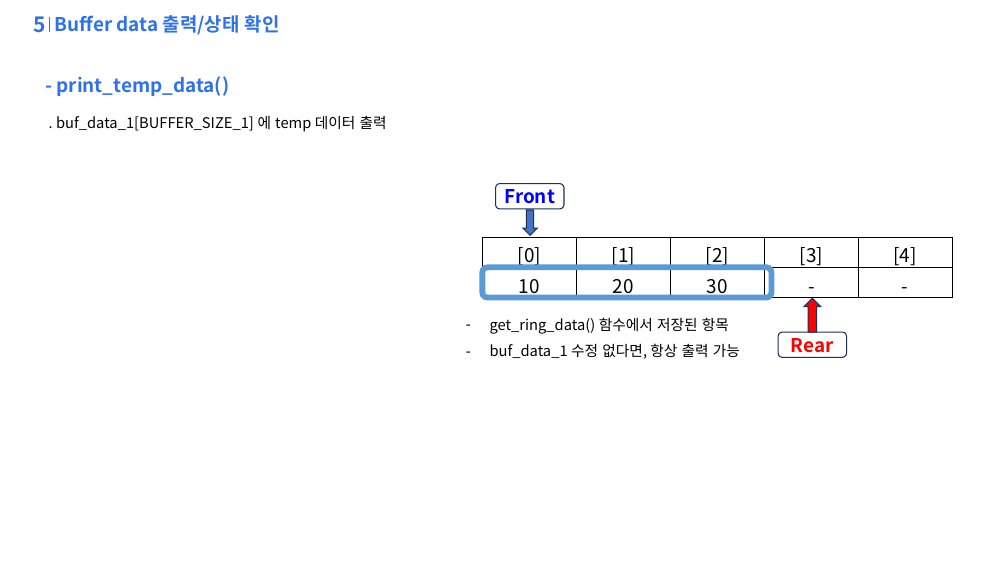
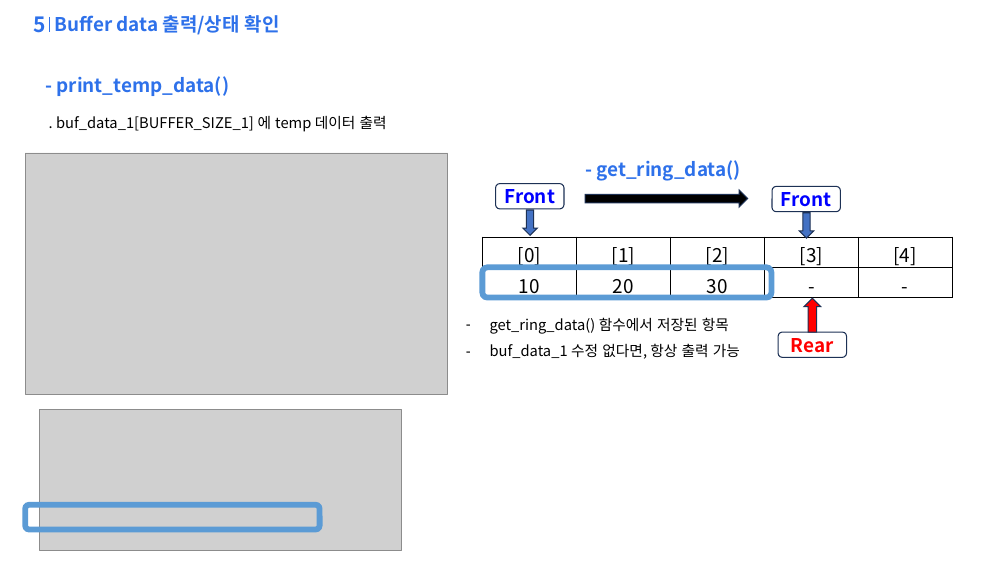
Before and after one commit to qfe051/L412_SelfTest_1_19, a slide deck: slide 8 of 21_c_study/example/ring_buf/ring_buffer.pptx. Drawn at 1008x567 pixels with LibreOffice and Linux fonts; fonts in the diff are those of the drawing; grey boxes stand for pictures; background and template pictures are left out. Boxes give left, top, right and bottom in pixels: in the first picture for what was removed or moved away, otherwise in the second. Text is boxed around its words. In the diff, an @@ line names an element or a change of style, - is before the commit and + after.

```diff
--- a/21_c_study/example/ring_buf/ring_buffer.pptx
+++ b/21_c_study/example/ring_buf/ring_buffer.pptx
@@ picture added at [25,153,448,394] @@
@@ text added at [596,160,740,181], 18 pt, text #2E71EA, bold @@
+- get_ring_data()
@@ right arrow added at [585,190,748,207], fill #000000, outline #1E3256 1 pt @@
@@ rounded rectangle added at [772,187,840,212], outline #1E3256 1 pt, 18 pt, text #0000FF, bold @@
+Front
@@ down arrow added at [799,212,814,237], fill #4472C4, outline #1E3256 1 pt @@
@@ picture added at [39,410,402,551] @@
@@ rounded rectangle added at [25,505,320,530], outline #5B9BD5 5.5 pt @@
```
Also in this commit, not shown: 6 other slides changed, 3 other files.
